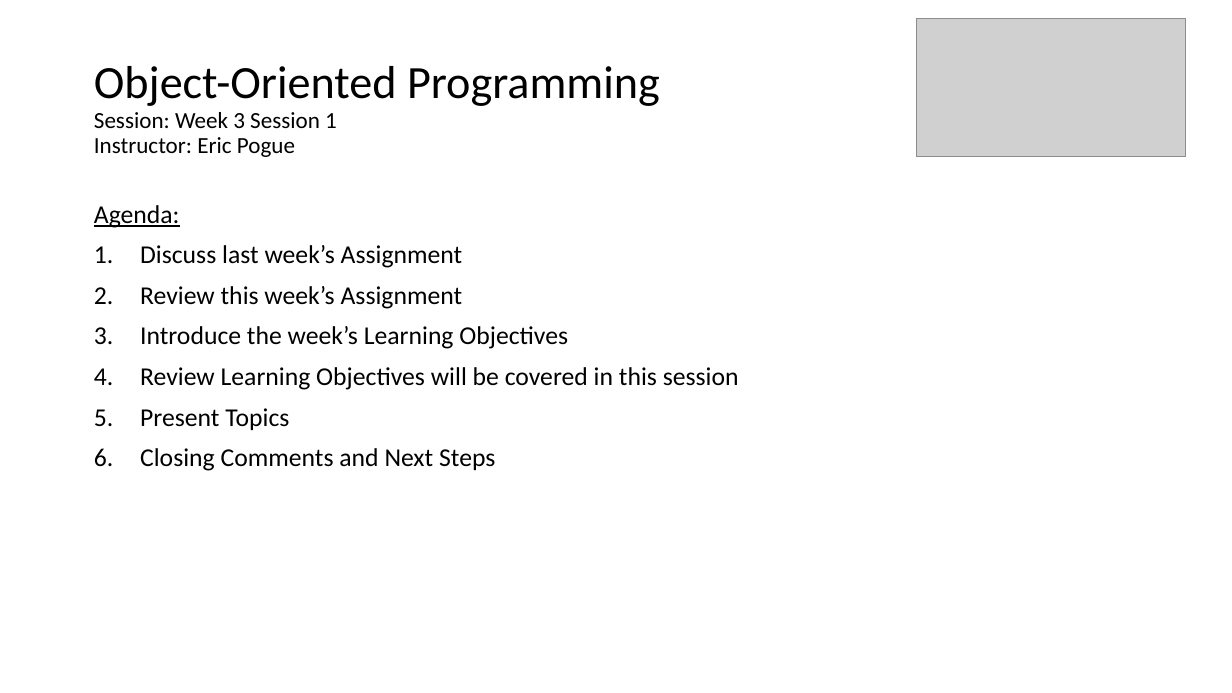
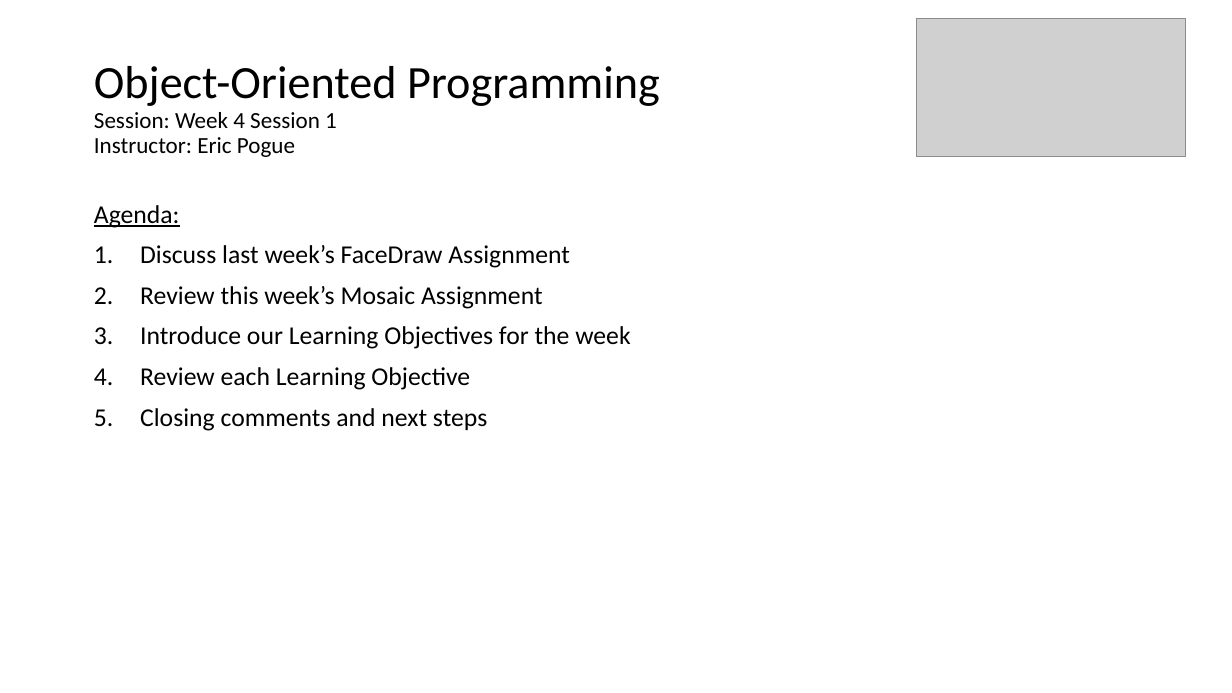
Before and after one commit to EricJPogue/www-epogue-info, a slide deck: slide 1 of CPSC-24500/Week04/2017SpringW04Slides.pptx. Drawn at 1232x693 pixels with LibreOffice and Linux fonts; fonts in the diff are those of the drawing; grey boxes stand for pictures. Boxes give left, top, right and bottom in pixels: in the first picture for what was removed or moved away, otherwise in the second. Text is boxed around its words. In the diff, an @@ line names an element or a change of style, - is before the commit and + after.

Commit message:
Add session 1 video html.

```diff
--- a/CPSC-24500/Week04/2017SpringW04Slides.pptx
+++ b/CPSC-24500/Week04/2017SpringW04Slides.pptx
@@ title at (x1=94, y1=66, x2=660, y2=157): text changed @@
-Object-Oriented Programming
-Session: Week 3 Session 1
-Instructor: Eric Pogue
+Object-Oriented Programming
+Session: Week 4 Session 1
+Instructor: Eric Pogue
@@ text at (x1=140, y1=245, x2=630, y2=431): text changed @@
-1. Discuss last week’s Assignment
-2. Review this week’s Assignment
-3. Introduce the week’s Learning Objectives
-4. Review Learning Objectives will be covered in this session
-5. Present Topics
-6. Closing Comments and Next Steps
+1. Discuss last week’s FaceDraw Assignment
+2. Review this week’s Mosaic Assignment
+3. Introduce our Learning Objectives for the week
+4. Review each Learning Objective
+5. Closing comments and next steps
```
Also in this commit, not shown: 5 other slides changed, 10 slides added, 34 slides removed, 2 other files.
